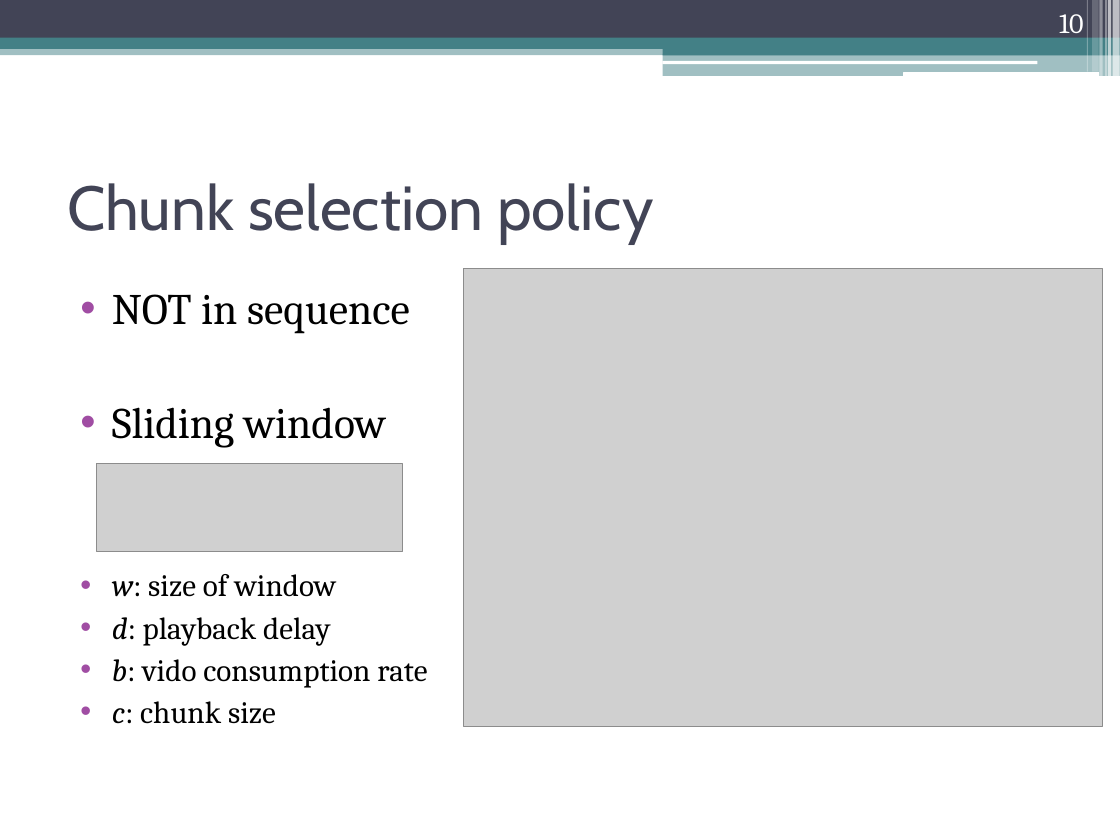
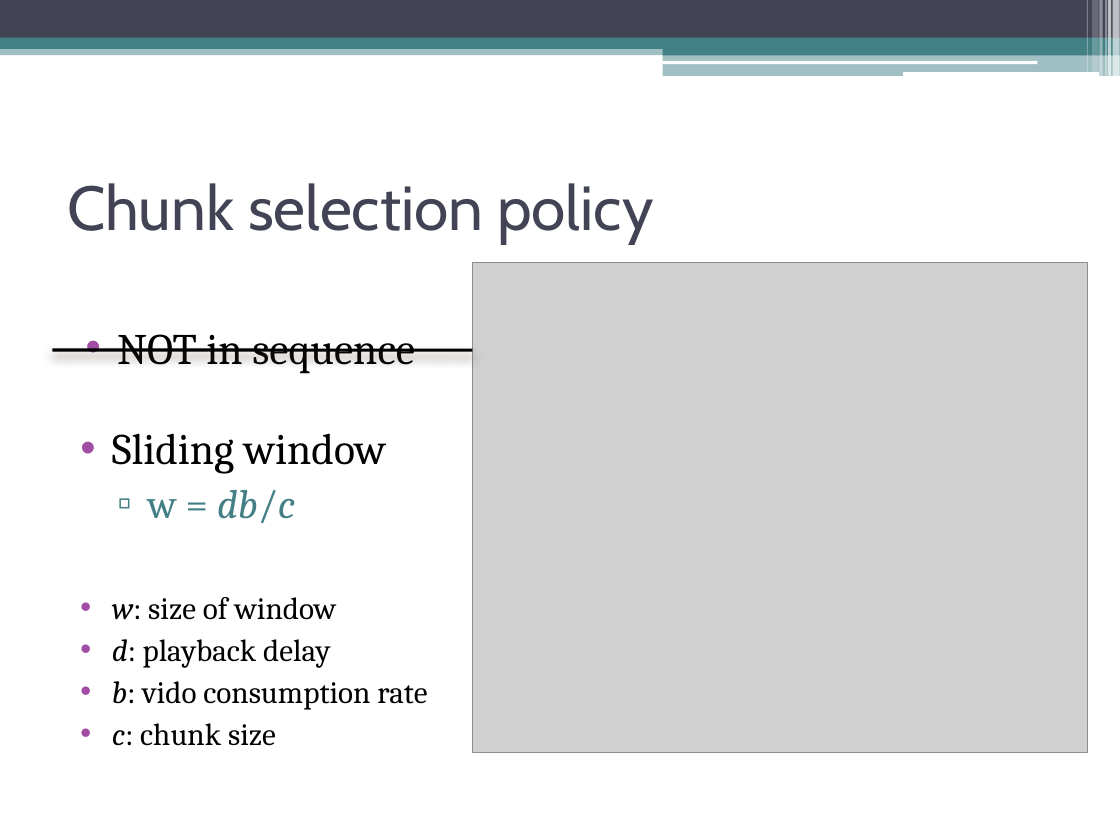
Before and after one commit to sikeh/shanbolishomework, a slide deck: slide 10 of Distributed Computing, Peer-to-Peer and GRIDS/final presentation/ppt/Peer-to-Peer Multimedia Streaming Using BitTorrent.pptx. Drawn at 1120x840 pixels with LibreOffice and Linux fonts; fonts in the diff are those of the drawing; grey boxes stand for pictures. Boxes give left, top, right and bottom in pixels: in the first picture for what was removed or moved away, otherwise in the second. Text is boxed around its words. In the diff, an @@ line names an element or a change of style, - is before the commit and + after.

```diff
--- a/Distributed Computing, Peer-to-Peer and GRIDS/final presentation/ppt/Peer-to-Peer Multimedia Streaming Using BitTorrent.pptx
+++ b/Distributed Computing, Peer-to-Peer and GRIDS/final presentation/ppt/Peer-to-Peer Multimedia Streaming Using BitTorrent.pptx
@@ page number removed at (x1=1059, y1=14, x2=1084, y2=40) @@
-10
@@ picture resized from (x1=464, y1=269, x2=1102, y2=727) to (x1=473, y1=262, x2=1088, y2=753) @@
@@ text at (x1=112, y1=294, x2=410, y2=334): paragraph removed @@
-• NOT in sequence
@@ line added from (53, 349) to (473, 351), #000000 2 pt @@
@@ text "Sliding window" moved from (x1=112, y1=294, x2=427, y2=724) to (x1=112, y1=433, x2=427, y2=746) @@
@@ text added at (x1=117, y1=334, x2=415, y2=374), 28 pt, text #000000 @@
+• NOT in sequence
@@ picture removed at (x1=96, y1=464, x2=402, y2=551) @@
@@ text at (x1=148, y1=490, x2=295, y2=523): paragraph added @@
+  ▫ w = db/c
```
Also in this commit, not shown: 12 other slides changed, 1 slide added, 1 slide removed.
